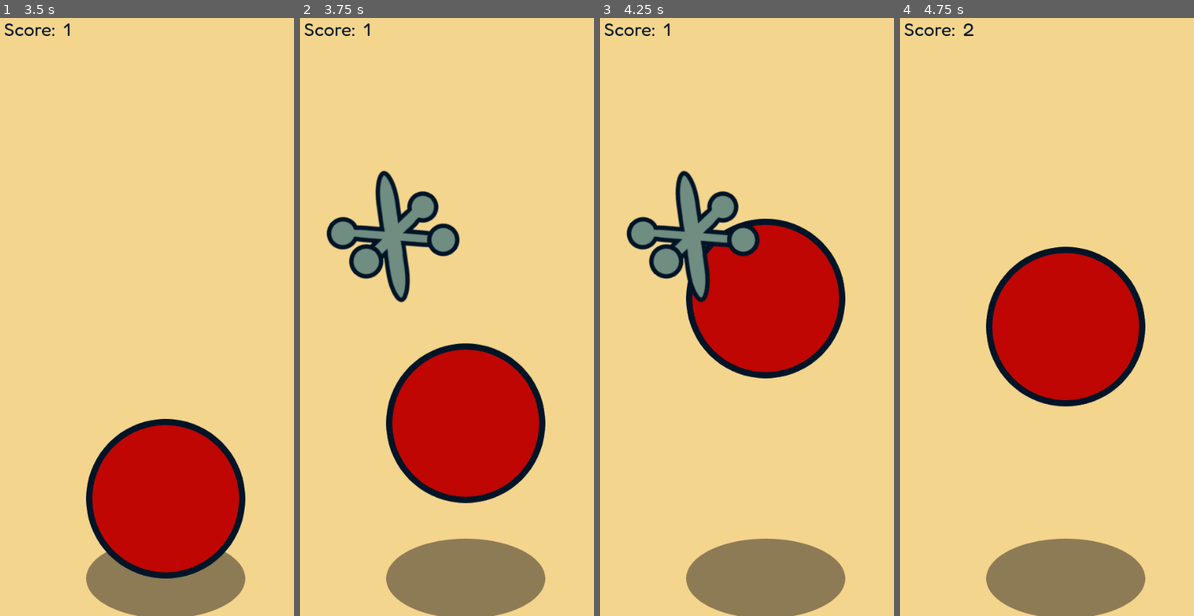
Above: before the commit, frames 1-4 (left to right).
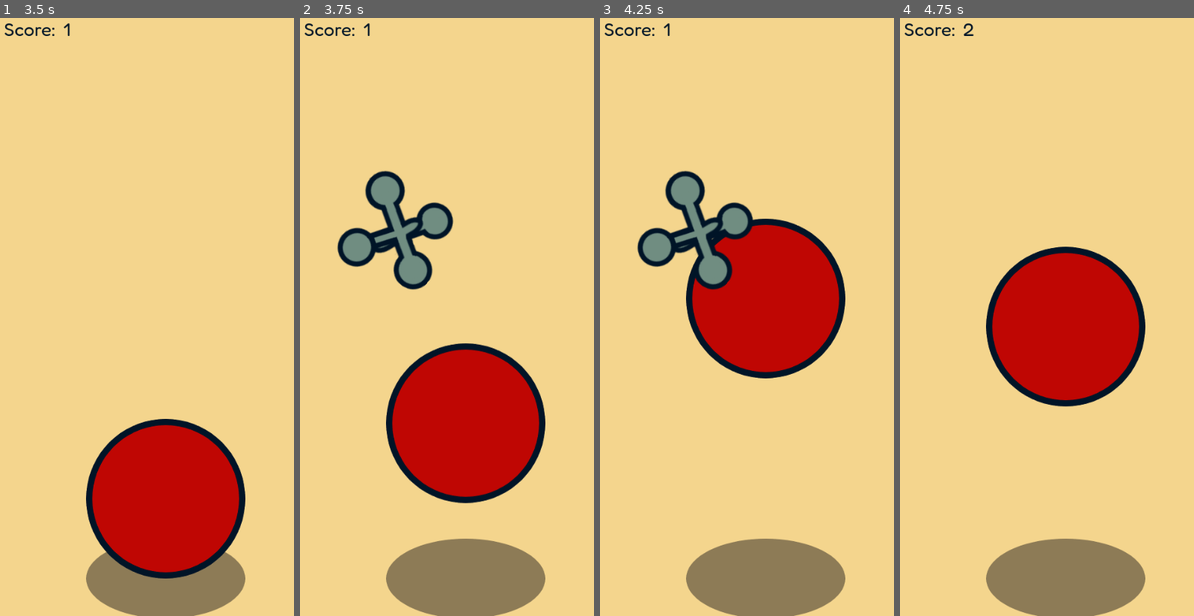
Above: after the commit, the same moments.

Repository: casellner/Idle-Jacks
Game: Godot game, scene res://game.tscn
Same seed, same stepped clock (60 frames per second), same inputs: the game is played once before the commit and once after it.
Inputs (mouse positions are in pixels of both pictures, inside the frame that each line leads up to):
- Up to frame 1 (3.5 s): click (164, 209) at 0.5 s; click (164, 496) at 1.25 s; click (226, 311) at 2.02 s; click (164, 412) at 2.75 s
- Up to frame 2 (3.75 s): tap Enter (ui_accept) at 3.5 s
- Up to frame 3 (4.25 s): tap Enter (ui_accept) at 3.77 s
- Up to frame 4 (4.75 s): click (994, 233) at 4.27 s

Frame 1 is identical in both runs. In frame 2, 4.5% of the frame differs, in the area x 8-55%, y 25-48%; in frame 3, 4.4%; in frame 4, nothing differs.

Commit message:
Add second jack texture

Diff:
--- a/Godot/jack.tscn
+++ b/Godot/jack.tscn
@@ -1,18 +1,20 @@
-[gd_scene load_steps=4 format=3 uid="uid://dehbd8ajqgwqh"]
+[gd_scene load_steps=5 format=3 uid="uid://dehbd8ajqgwqh"]
 
 [ext_resource type="Script" path="res://scripts/jack.gd" id="1_qfnvt"]
 [ext_resource type="Texture2D" uid="uid://cdxs87fuylvd4" path="res://sprites/jack.png" id="2_6iq52"]
 [ext_resource type="Texture2D" uid="uid://dnrp6pqpbqfos" path="res://sprites/jack90.png" id="3_w8qd7"]
+[ext_resource type="Script" path="res://jack_button.gd" id="4_n5amt"]
 
 [node name="Jack" type="Node2D"]
 script = ExtResource("1_qfnvt")
 
-[node name="TextureButton" type="TextureButton" parent="."]
+[node name="Jack_Button" type="TextureButton" parent="."]
 offset_left = -90.0
 offset_top = -90.0
 offset_right = 90.0
 offset_bottom = 90.0
 texture_normal = ExtResource("2_6iq52")
 texture_pressed = ExtResource("3_w8qd7")
+script = ExtResource("4_n5amt")
 
-[connection signal="button_up" from="TextureButton" to="." method="_on_texture_button_button_up"]
+[connection signal="button_up" from="Jack_Button" to="." method="_on_texture_button_button_up"]
--- /dev/null
+++ b/Godot/jack_button.gd
@@ -0,0 +1,19 @@
+extends TextureButton
+
+@export var TEXTURE_NORMAL_VARIATIONS_ARRAY: Array = [
+	preload("res://sprites/jack.png"),
+	preload("res://sprites/jock.png")
+]
+
+@export var TEXTURE_PRESSED_VARIATIONS_ARRAY: Array = [
+	preload("res://sprites/jack90.png"),
+	preload("res://sprites/jock90.png")
+]
+
+# Called when the node enters the scene tree for the first time.
+func _ready() -> void:
+	var texture_id: int = randi() % TEXTURE_NORMAL_VARIATIONS_ARRAY.size()
+	var chosen_texture_normal: Texture = TEXTURE_NORMAL_VARIATIONS_ARRAY[texture_id]
+	var chosen_texture_pressed: Texture = TEXTURE_PRESSED_VARIATIONS_ARRAY[texture_id]
+	texture_normal = chosen_texture_normal
+	texture_pressed = chosen_texture_pressed
Binary file added: Godot/sprites/jock.png
Not shown, added: Godot/sprites/jock.png.import
Binary file added: Godot/sprites/jock90.png
Not shown, added: Godot/sprites/jock90.png.import
Not shown, added: Godot/sprites/jockt.png.import
